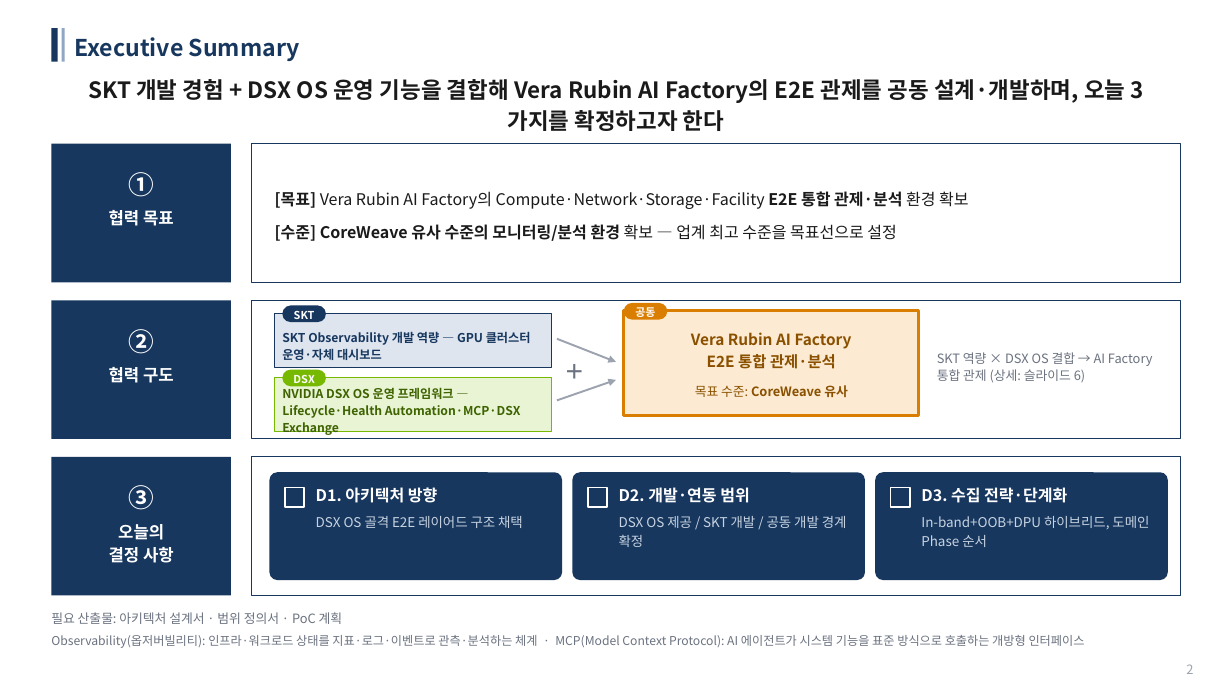
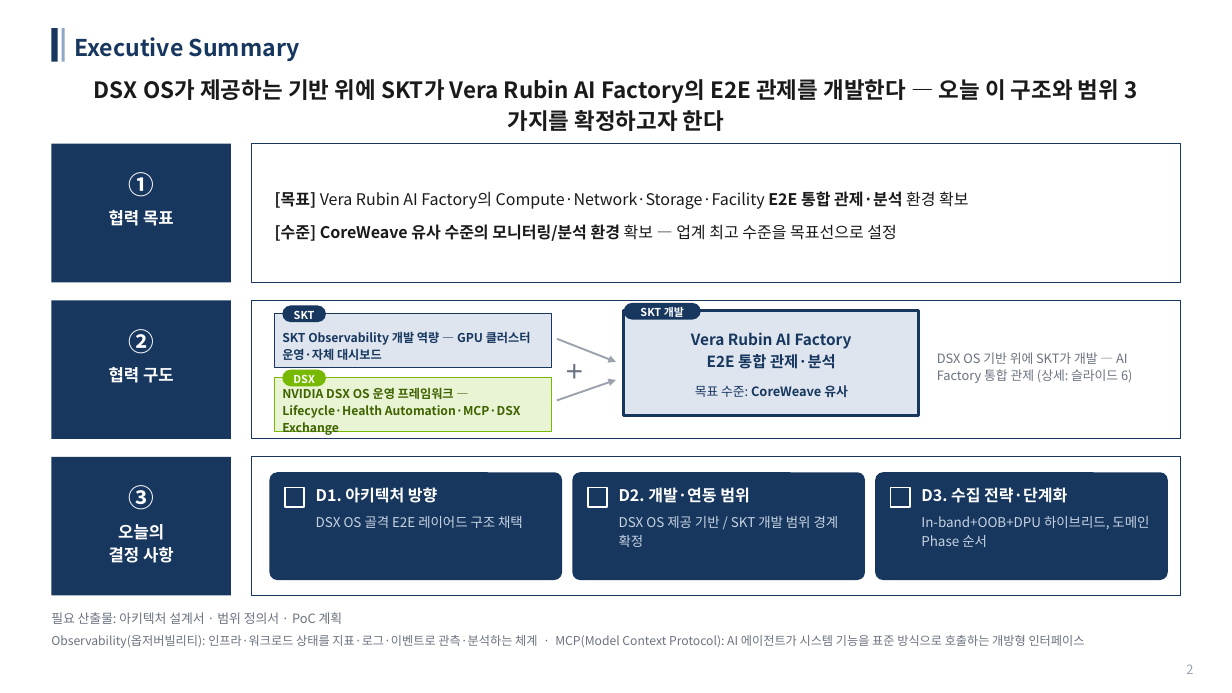
Before and after one commit to daniel980/encry, a slide deck: slide 2 of _workspace/NVIDIA_DSX_OS_E2E_Observability_논의.pptx. Drawn at 1232x693 pixels with LibreOffice and Linux fonts; fonts in the diff are those of the drawing. Boxes give left, top, right and bottom in pixels: in the first picture for what was removed or moved away, otherwise in the second. Text is boxed around its words. In the diff, an @@ line names an element or a change of style, - is before the commit and + after.

```diff
--- a/_workspace/NVIDIA_DSX_OS_E2E_Observability_논의.pptx
+++ b/_workspace/NVIDIA_DSX_OS_E2E_Observability_논의.pptx
@@ text at box(94, 79, 1119, 131): text changed @@
-SKT 개발 경험 + DSX OS 운영 기능을 결합해 Vera Rubin AI Factory의 E2E 관제를 공동 설계·개발하며, 오늘 3가지를 확정하고자 한다
+DSX OS가 제공하는 기반 위에 SKT가 Vera Rubin AI Factory의 E2E 관제를 개발한다 — 오늘 이 구조와 범위 3가지를 확정하고자 한다
@@ rectangle at box(624, 311, 919, 416): fill #FCEBD2 to #DEE5EF; outline #D97E00 2 pt to #17375E 2 pt @@
@@ rounded rectangle: place and size @@
-rounded rectangle at box(624, 303, 667, 320)
+rounded rectangle at box(624, 303, 701, 320)
@@ rounded rectangle at box(624, 303, 701, 320): fill #D97E00 to #17375E @@
@@ text "Vera Rubin AI Factory" at box(691, 332, 852, 369): text colour #8A5000 to #17375E @@
@@ text at box(640, 305, 684, 320): text changed @@
-공동
+SKT 개발
@@ text at box(937, 352, 1132, 383): text changed @@
-SKT 역량 × DSX OS 결합 → AI Factory 통합 관제 (상세: 슬라이드 6)
+DSX OS 기반 위에 SKT가 개발 — AI Factory 통합 관제 (상세: 슬라이드 6)
@@ text "목표 수준: CoreWeave 유사" at box(695, 385, 848, 397): text colour #8A5000 to #17375E @@
@@ text at box(619, 516, 839, 547): text changed @@
-DSX OS 제공 / SKT 개발 / 공동 개발 경계 확정
+DSX OS 제공 기반 / SKT 개발 범위 경계 확정
```
Also in this commit, not shown: 7 other slides changed, 3 other files.
